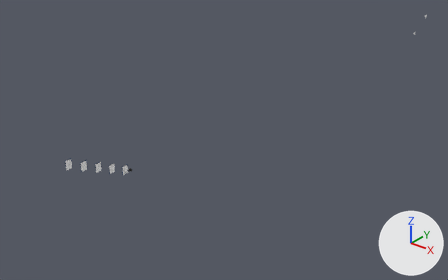
One commit to the FBX model Assets/Resources/highlight_animation/0524_stair_stamp.fbx: the scene before it, then after it.
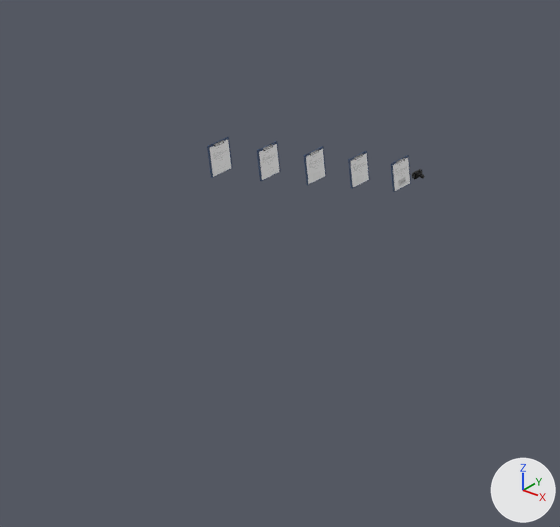
The first picture shows the older version from a camera (50 mm lens) standing at (55.3, -35.3, 46.9) and looking at (-3.8, 38.5, 1.1). The close-ups show both versions on the part from 0% to 39% of the width and 41% to 100% of the height of that picture; other places that the commit changed are outside them. Lighting does not change. The marker at lower right points along +X, +Y and +Z. Where no turn or scale is listed for an object, it has been applied to the vertices.

In view in the first close-up: 'dreamanimation1:doc_Cube', 'dreamanimation1:doc_Cube.001', 'dreamanimation1:doc_Cube.002', 'dreamanimation1:doc_Cube.003', 'dreamanimation1:docpaper', 'dreamanimation1:docpaper.001', 'dreamanimation1:docpaper.002', 'dreamanimation1:docpaper.003', 'dreamanimation1:document:doc_Cube', 'dreamanimation1:document:docpaper', 'dreamanimation1:stamp:Cube.004', 'dreamanimation1:stamp:Cube.005', 'pPlane3', 'pPlane4'.
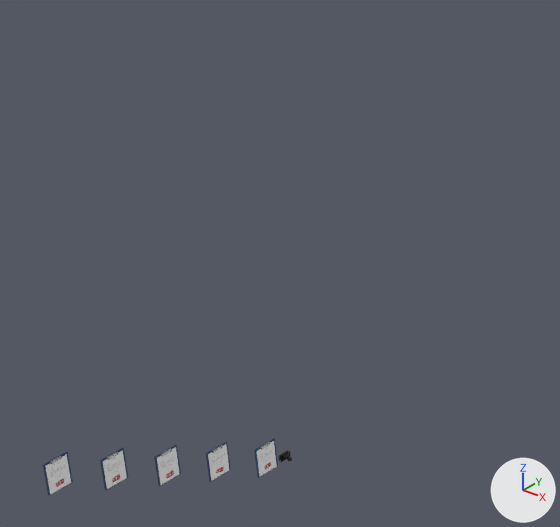
ob_dreamanimation1_stamp_animation is not drawn itself; it is the parent of ob_dreamanimation1_stamp2, ob_dreamanimation1_stamp4, ob_dreamanimation1_stamp5, ob_dreamanimation1_stamp1, ob_pplane5, ob_dreamanimation1_stamp3.

The change in detail:
Object 'dreamanimation1:doc_Cube.003' (ob_dreamanimation1_doc_cube_003) moves from (-2.23, 12.58, 7.14) to (-0.16, 2.49, -0.94).
Object 'dreamanimation1:doc_Cube.002' (ob_dreamanimation1_doc_cube_002) moves from (-2.23, 10.32, 8.28) to (-0.16, 0.23, 0.2).
Object 'dreamanimation1:document:doc_Cube' (ob_dreamanimation1_document_doc_cube) moves from (-2.23, 14.84, 6.0) to (-0.16, 4.75, -2.08).
Object 'pPlane4' (ob_pplane4) moves from (-2.19, 10.33, 7.84) to (-0.13, 0.24, -0.23).
Object 'dreamanimation1:stamp_animation' (ob_dreamanimation1_stamp_animation) moves from (-412.8, -237.4, 3967.0) to (0.0, -418.9, 0.0000616).
Object 'dreamanimation1:stamp:Cube.005' (ob_dreamanimation1_stamp_cube_005) moves from (-2.18, 15.71, 5.6) to (-0.12, 5.62, -2.47).
Object 'dreamanimation1:docpaper.001' (ob_dreamanimation1_docpaper_001) moves from (-2.2, 8.05, 9.41) to (-0.13, -2.04, 1.33).
Object 'dreamanimation1:docpaper' (ob_dreamanimation1_docpaper) moves from (-2.2, 5.79, 10.53) to (-0.13, -4.3, 2.45).
Object 'dreamanimation1:docpaper.003' (ob_dreamanimation1_docpaper_003) moves from (-2.2, 12.58, 7.11) to (-0.13, 2.49, -0.97).
Object 'dreamanimation1:doc_Cube' (ob_dreamanimation1_doc_cube) moves from (-2.23, 5.79, 10.56) to (-0.16, -4.3, 2.48).
Object 'dreamanimation1:stamp:Cube.004' (ob_dreamanimation1_stamp_cube_004) moves from (-2.18, 15.72, 5.6) to (-0.12, 5.62, -2.47).
Object 'dreamanimation1:document:docpaper' (ob_dreamanimation1_document_docpaper) moves from (-2.2, 14.84, 5.97) to (-0.13, 4.75, -2.11).
Object 'dreamanimation1:docpaper.002' (ob_dreamanimation1_docpaper_002) moves from (-2.2, 10.32, 8.25) to (-0.13, 0.23, 0.17).
Object 'dreamanimation1:doc_Cube.001' (ob_dreamanimation1_doc_cube_001) moves from (-2.23, 8.05, 9.44) to (-0.16, -2.04, 1.36).
Object 'pPlane3' (ob_pplane3) moves from (-2.19, 12.57, 6.74) to (-0.13, 2.48, -1.34).

Where the change shows, as pixel boxes (x1, y1, x2, y2) in the close-ups (560 x 527 px):
'dreamanimation1:docpaper', moved: before (210, 140, 231, 177); after (45, 454, 71, 494)
'dreamanimation1:docpaper.001', moved: before (259, 144, 279, 180); after (103, 450, 127, 489)
'dreamanimation1:docpaper.002', moved: before (306, 149, 325, 184); after (157, 447, 179, 485)
'dreamanimation1:docpaper.003', moved: before (350, 153, 369, 187); after (208, 444, 229, 481)
'dreamanimation1:document:docpaper', moved: before (393, 158, 410, 191); after (257, 441, 277, 477)
'dreamanimation1:doc_Cube', moved: before (207, 137, 233, 178); after (43, 451, 73, 496)
'dreamanimation1:doc_Cube.001', moved: before (257, 141, 281, 181); after (100, 447, 128, 490)
'dreamanimation1:doc_Cube.002', moved: before (304, 146, 326, 185); after (154, 444, 181, 486)
'dreamanimation1:doc_Cube.003', moved: before (348, 151, 370, 189); after (206, 441, 231, 482)
'dreamanimation1:document:doc_Cube', moved: before (391, 155, 411, 192); after (254, 438, 278, 478)
'dreamanimation1:stamp:Cube.004', moved: before (415, 171, 424, 179); after (282, 453, 292, 461)
'dreamanimation1:stamp:Cube.005', moved: before (412, 169, 422, 179); after (279, 450, 291, 462)
'pPlane4', moved: before (313, 171, 321, 180); after (166, 470, 174, 478)
'pPlane3', moved: before (356, 175, 364, 182); after (216, 467, 223, 473)
'pPlane1', moved: before (398, 178, 406, 186); after (265, 462, 271, 469)
'pPlane5', moved (not visible before): after (56, 479, 64, 487)
'pPlane2', moved (not visible before): after (113, 475, 120, 482)
